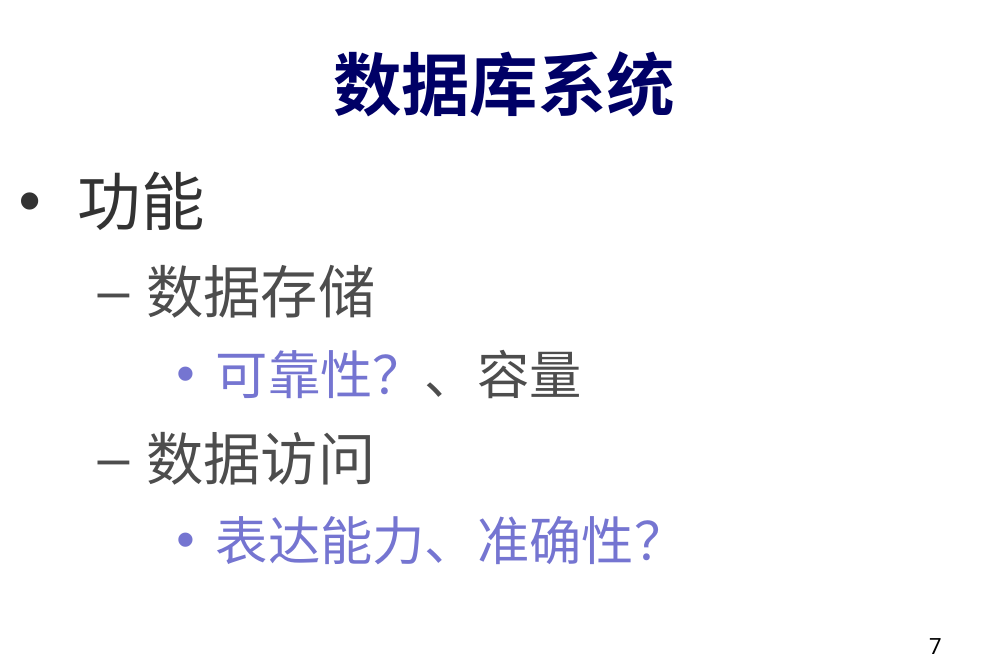
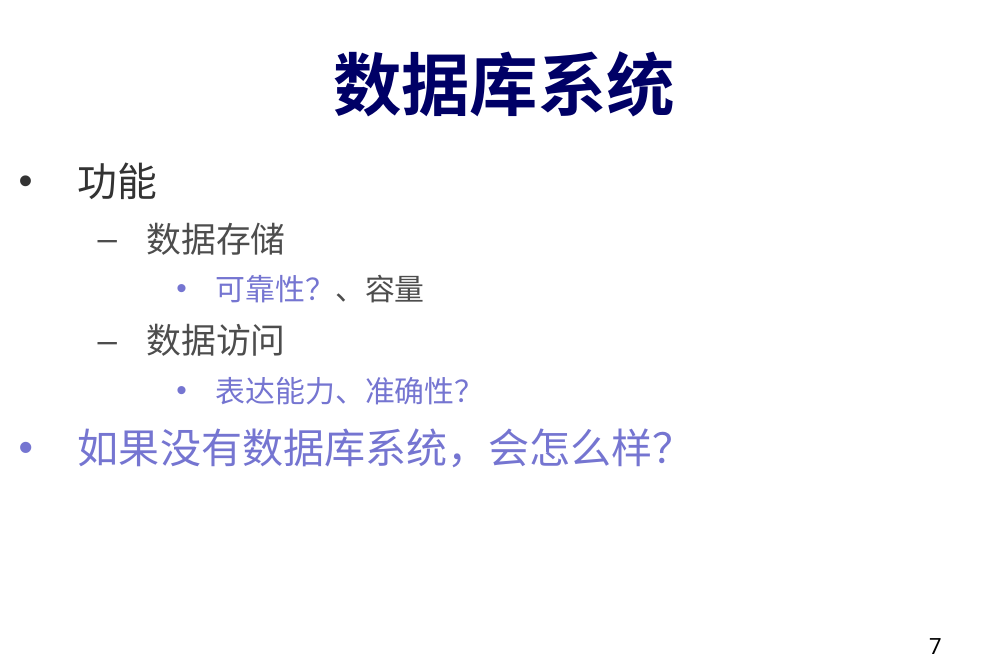
Before and after one commit to dase314/dase314.github.io, a slide deck: slide 7 of files/W1-Intro.pptx. Drawn at 1008x672 pixels with LibreOffice and Linux fonts; fonts in the diff are those of the drawing. Boxes give left, top, right and bottom in pixels: in the first picture for what was removed or moved away, otherwise in the second. Text is boxed around its words. In the diff, an @@ line names an element or a change of style, - is before the commit and + after.

```diff
--- a/files/W1-Intro.pptx
+++ b/files/W1-Intro.pptx
@@ text at (78, 162, 485, 405): size 51 to 32 pt in "功能"; size 46 to 28 pt in "数据存储", "数据访问"; size 42 to 24 pt in "可靠性？、容量", "表达能力、准确性？" @@
@@ text at (78, 428, 694, 467): paragraph added @@
+• 如果没有数据库系统，会怎么样？
```
Also in this commit, not shown: 6 other slides changed, 2 slides added, 2 other files.
